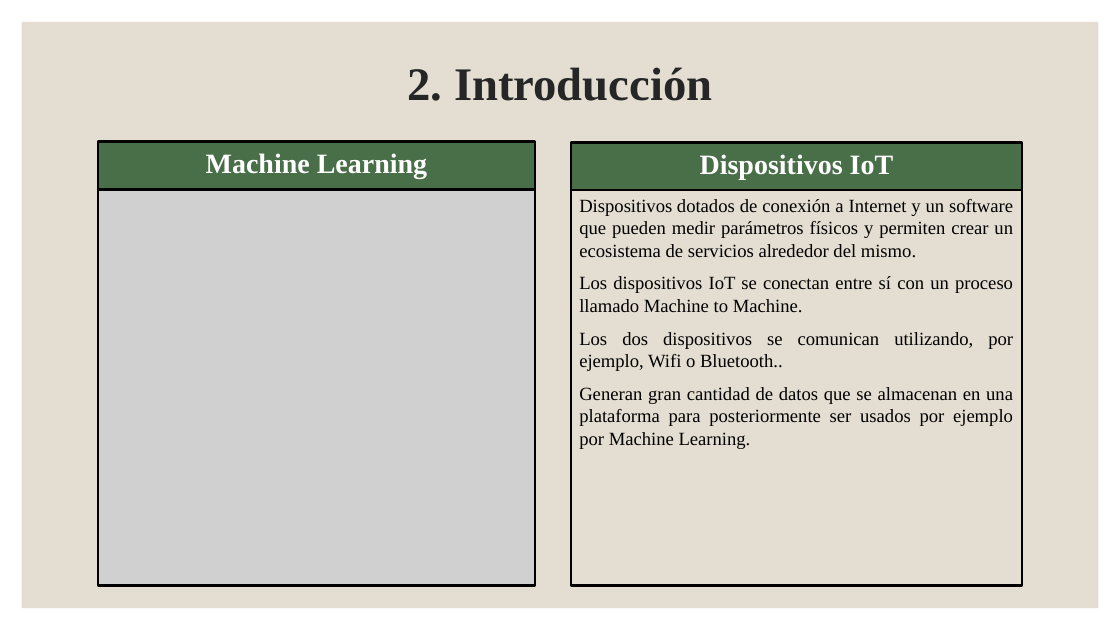
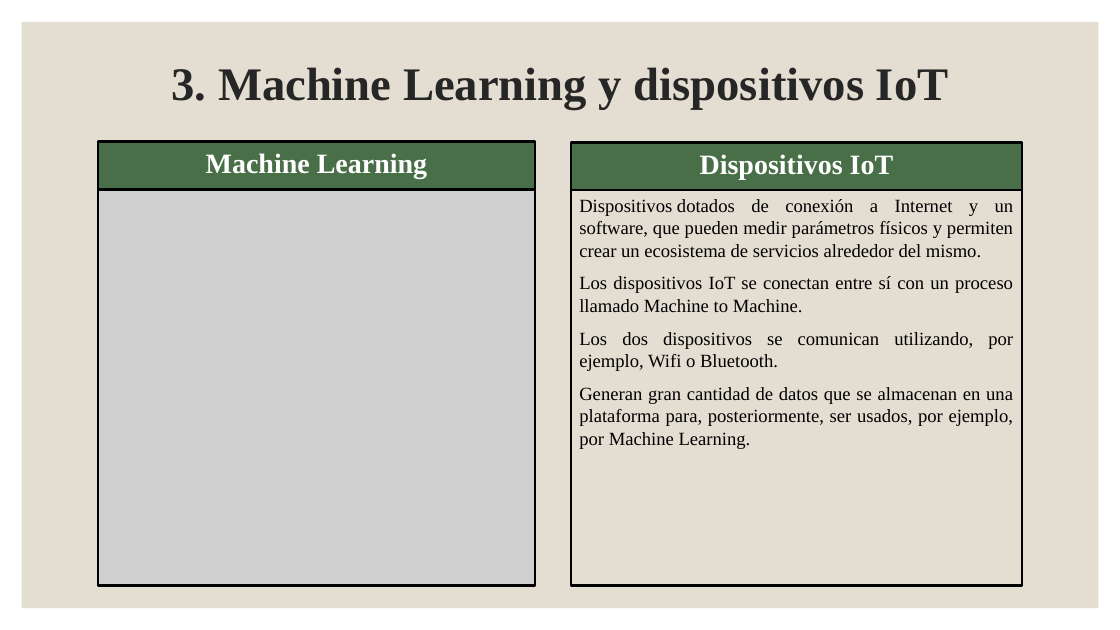
Before and after one commit to jperezlf/MPAIOT, a slide deck: slide 5 of Doc/Presentación TFG.pptx (slide 4 before the commit). Drawn at 1120x630 pixels with LibreOffice and Linux fonts; fonts in the diff are those of the drawing; grey boxes stand for pictures. Boxes give left, top, right and bottom in pixels: in the first picture for what was removed or moved away, otherwise in the second. Text is boxed around its words. In the diff, an @@ line names an element or a change of style, - is before the commit and + after.

Commit message:
Presentación final

```diff
--- a/Doc/Presentación TFG.pptx
+++ b/Doc/Presentación TFG.pptx
@@ title at (171, 67, 949, 110): text changed @@
-2. Introducción
+3. Machine Learning y dispositivos IoT
@@ text at (579, 199, 1014, 257): text changed @@
-Dispositivos dotados de conexión a Internet y un software que pueden medir parámetros físicos y permiten crear un ecosistema de servicios alrededor del mismo.
+Dispositivos dotados de conexión a Internet y un software, que pueden medir parámetros físicos y permiten crear un ecosistema de servicios alrededor del mismo.
@@ text at (579, 332, 1014, 449): text changed @@
-Los dos dispositivos se comunican utilizando, por ejemplo, Wifi o Bluetooth..
-Generan gran cantidad de datos que se almacenan en una plataforma para posteriormente ser usados por ejemplo por Machine Learning.
+Los dos dispositivos se comunican utilizando, por ejemplo, Wifi o Bluetooth.
+Generan gran cantidad de datos que se almacenan en una plataforma para, posteriormente, ser usados, por ejemplo, por Machine Learning.
```
Also in this commit, not shown: 17 other slides changed, 2 slides added, 6 slides removed.
